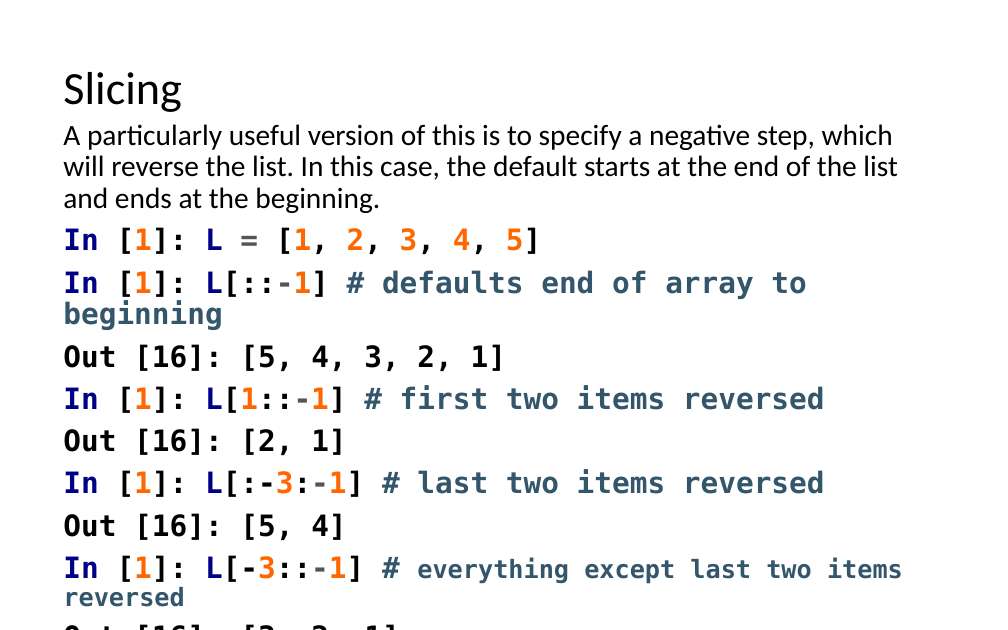
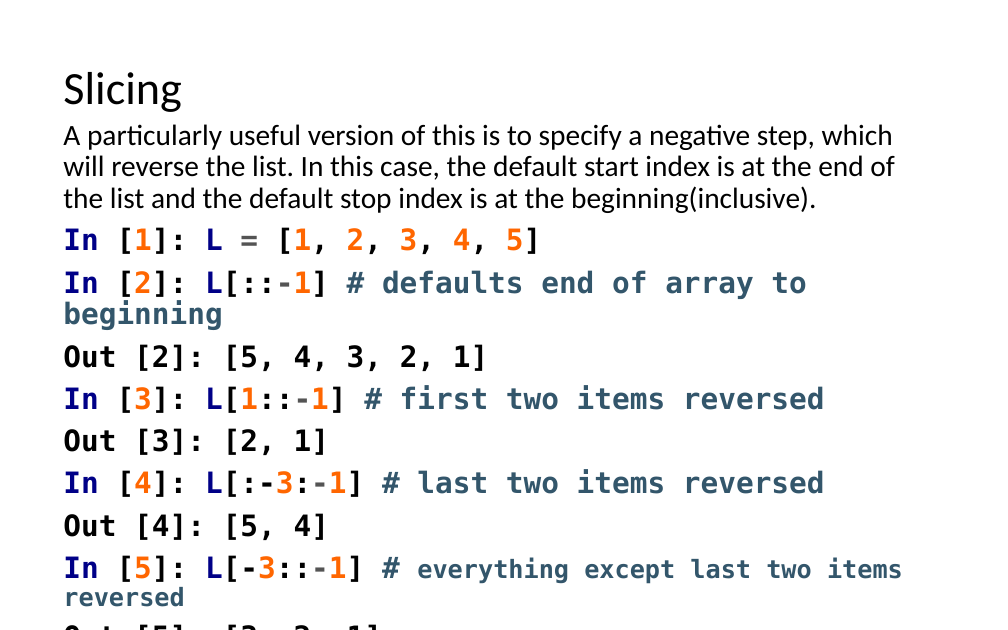
Before and after one commit to LongBaoNguyen/longbaonguyen.github.io, a slide deck: slide 10 of courses/apcsp/lect6.pptx. Drawn at 1008x630 pixels with LibreOffice and Linux fonts; fonts in the diff are those of the drawing. Boxes give left, top, right and bottom in pixels: in the first picture for what was removed or moved away, otherwise in the second. Text is boxed around its words. In the diff, an @@ line names an element or a change of style, - is before the commit and + after.

```diff
--- a/courses/apcsp/lect6.pptx
+++ b/courses/apcsp/lect6.pptx
@@ text at box(63, 124, 894, 213): text changed @@
-A particularly useful version of this is to specify a negative step, which will reverse the list. In this case, the default starts at the end of the list and ends at the beginning.
+A particularly useful version of this is to specify a negative step, which will reverse the list. In this case, the default start index is at the end of the list and the default stop index is at the beginning(inclusive).
@@ text at box(63, 270, 903, 607): text changed @@
-In [1]: L[::-1] # defaults end of array to beginning
-Out [16]: [5, 4, 3, 2, 1]
-In [1]: L[1::-1] # first two items reversed
-Out [16]: [2, 1]
-In [1]: L[:-3:-1] # last two items reversed
-Out [16]: [5, 4]
-In [1]: L[-3::-1] # everything except last two items reversed
-Out [16]: [3, 2, 1]
+In [2]: L[::-1] # defaults end of array to beginning
+Out [2]: [5, 4, 3, 2, 1]
+In [3]: L[1::-1] # first two items reversed
+Out [3]: [2, 1]
+In [4]: L[:-3:-1] # last two items reversed
+Out [4]: [5, 4]
+In [5]: L[-3::-1] # everything except last two items reversed
+Out [5]: [3, 2, 1]
```
Also in this commit, not shown: 19 other slides changed, 2 slides added, 5 slides removed, 2 other files.
